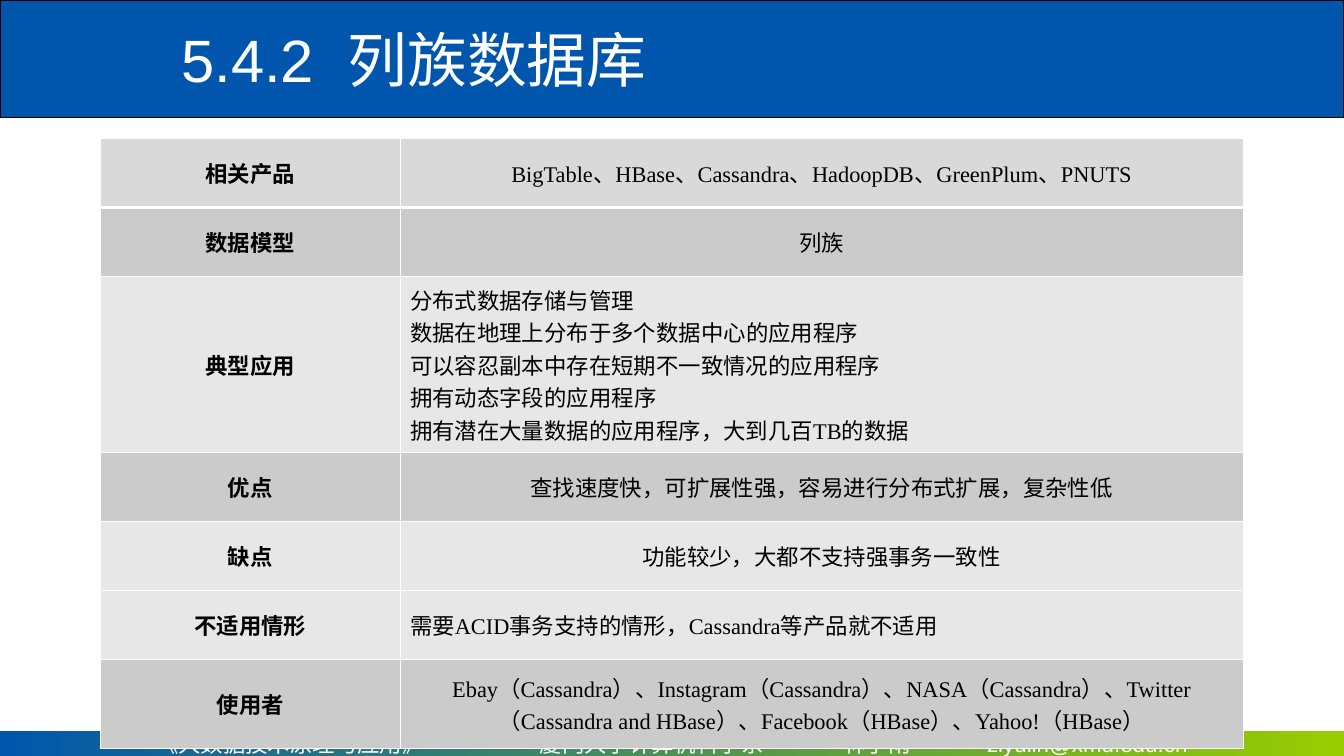
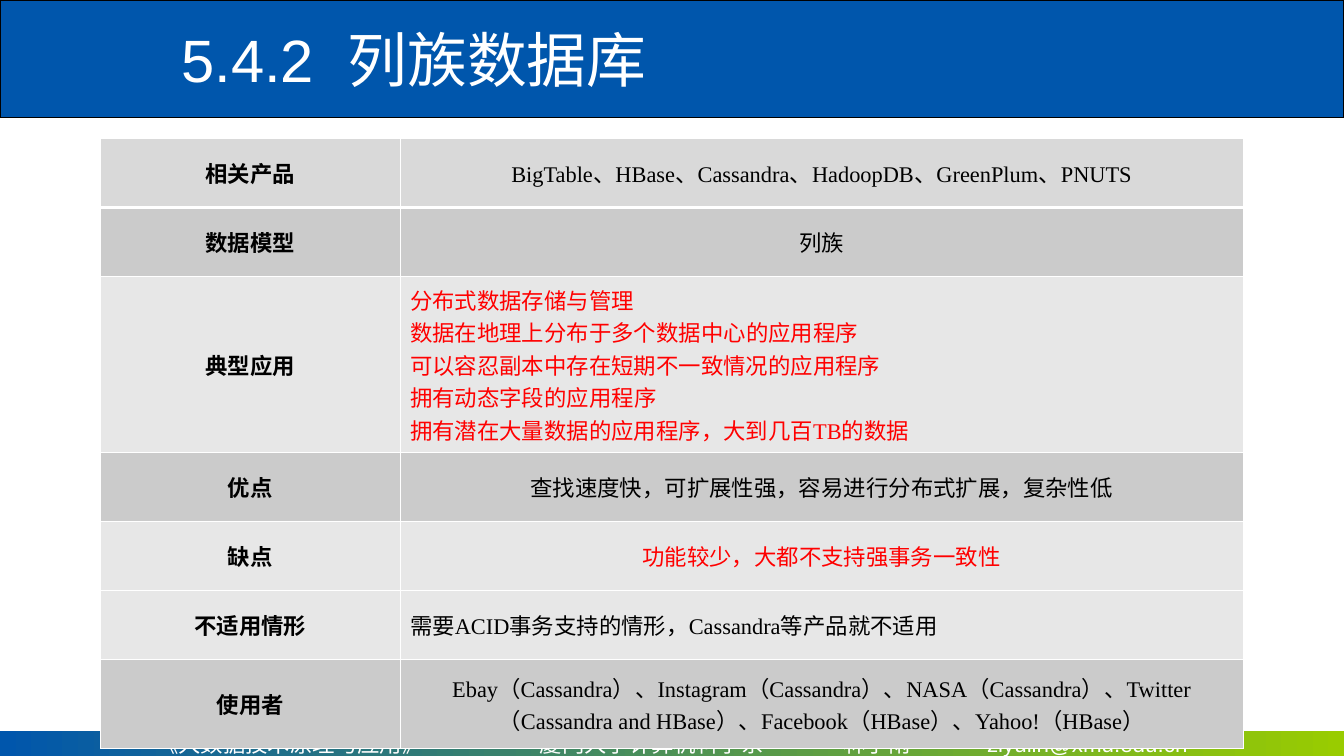
Before and after one commit to ly2010dd/courses_repo, a slide deck: slide 19 of PPT/Chapter5-厦门大学-林子雨-大数据技术原理与应用-第五章-NoSQL数据库（网易云课堂）.ppt. Drawn at 1344x756 pixels with LibreOffice and Linux fonts; fonts in the diff are those of the drawing; background and template pictures are left out. Boxes give left, top, right and bottom in pixels: in the first picture for what was removed or moved away, otherwise in the second. Text is boxed around its words. In the diff, an @@ line names an element or a change of style, - is before the commit and + after.

```diff
--- a/PPT/Chapter5-厦门大学-林子雨-大数据技术原理与应用-第五章-NoSQL数据库（网易云课堂）.ppt
+++ b/PPT/Chapter5-厦门大学-林子雨-大数据技术原理与应用-第五章-NoSQL数据库（网易云课堂）.ppt
@@ table at (101,138,1243,735) @@
@@ text colour #000000 to #FF0000 in "分布式数据存储与管理", "数据在地理上分布于多个数据中心的应用程序", "可以容忍副本中存在短期不一致情况的应用程序", "拥有动态字段的应用程序" and 2 more places @@
```
Also in this commit, not shown: 20 other slides changed.
